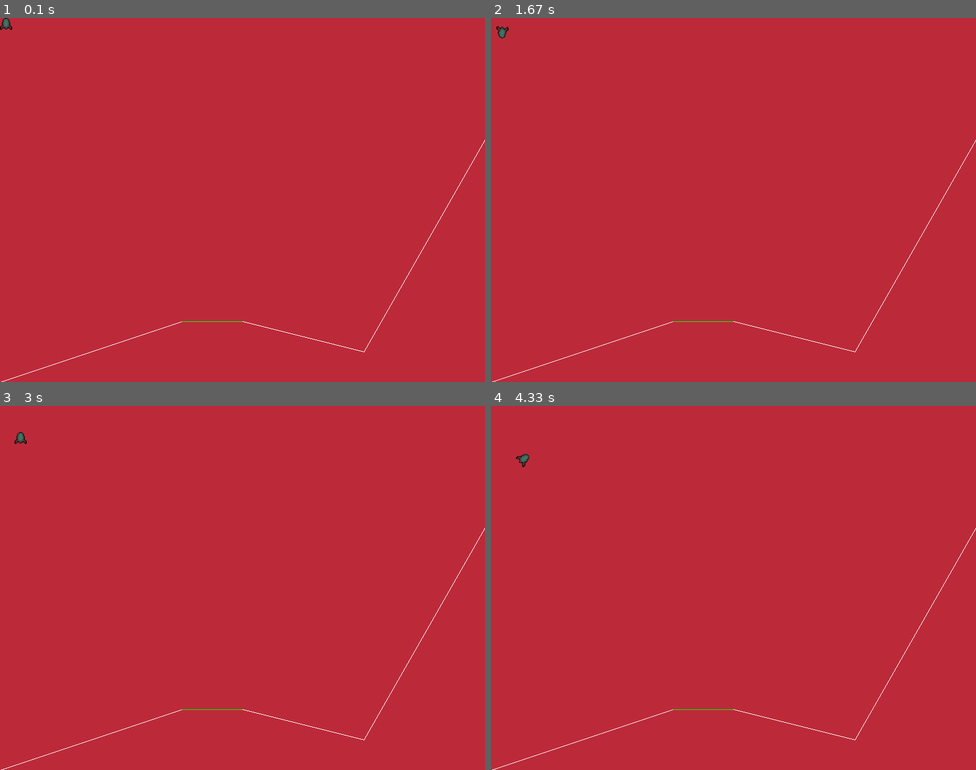
Above: before the commit, frames 1-4 (two rows, left to right).
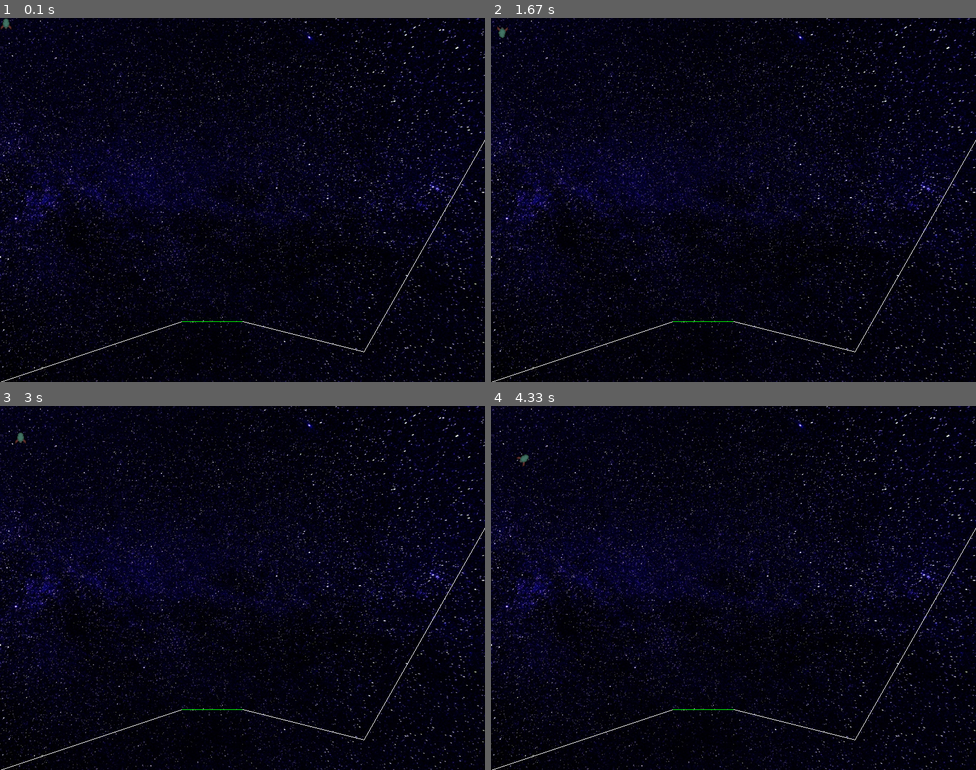
Above: after the commit, the same moments.

Repository: CozyDino/LunarLanderPyGame
Game: pygame game, started from launch.py
Two runs of this game, one before a commit and one after it. Both use one fixed random seed, a clock stepped at 60 frames per second and the inputs below.
Inputs:
- Up to frame 1 (0.1 s): no input
- Up to frame 2 (1.67 s): hold Right 0.33-0.8 s; hold Up 0.83-1.13 s; hold Right 1.17-1.63 s
- Up to frame 3 (3 s): hold Left 1.67-2.2 s; hold Left 2.23-2.63 s; hold Up from 2.67 s (still down)
- Up to frame 4 (4.33 s): release Up at 3.03 s; hold Right 3.07-3.7 s; hold Left 3.73-4.2 s; hold Right from 4.23 s (still down)

The runs differ from the first frame. In frame 1, 100% of the frame differs, in the area x 0-100%, y 0-100%; in frame 2, 100%; in frame 3, 100%; in frame 4, 100%.

Commit message:
star background

Diff:
--- a/main.py
+++ b/main.py
@@ -13,6 +13,7 @@
     pygame.font.init()
     imgFusee = pygame.image.load('rocketspritethumb.png')
     fontFin = pygame.font.Font("BradBunR.ttf", 24)
+    imageBackground = pygame.image.load('starbackground')
 class GameState:
     def __init__(self):
         self.fusee = Fusee()
@@ -20,7 +21,8 @@
     def advanceState(self):
         self.fusee.update()
     def draw(self, window):
-        window.fill(GameConfig.black)
+        # window.fill(GameConfig.black)
+        window.blit(GameConfig.imageBackground, (0,0))
         self.niveau.draw(window)
         self.fusee.draw(window)
     def isOver(self, window):
Binary file added: starbackground
